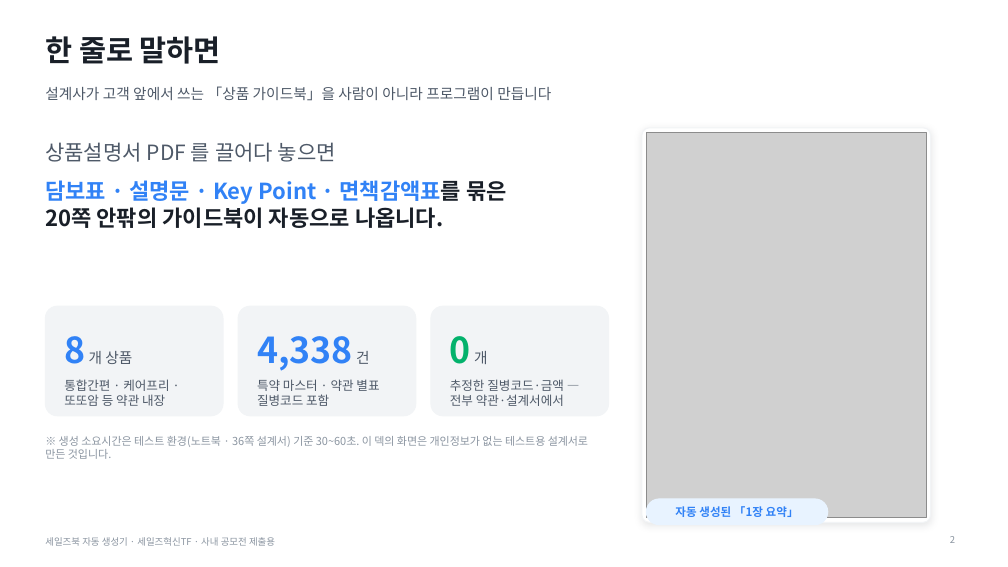
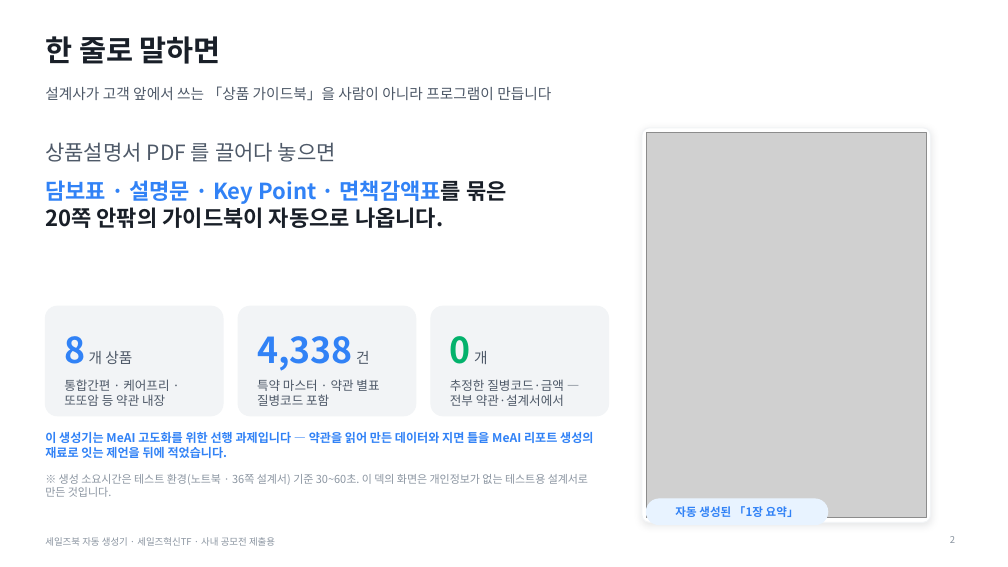
Before and after one commit to hunx11-sys/MeAI, a slide deck: slide 2 of dist/salesbook-generator-guide.pptx. Drawn at 1008x567 pixels with LibreOffice and Linux fonts; fonts in the diff are those of the drawing; grey boxes stand for pictures. Boxes give left, top, right and bottom in pixels: in the first picture for what was removed or moved away, otherwise in the second. Text is boxed around its words. In the diff, an @@ line names an element or a change of style, - is before the commit and + after.

```diff
--- a/dist/salesbook-generator-guide.pptx
+++ b/dist/salesbook-generator-guide.pptx
@@ text added at (x1=45, y1=430, x2=593, y2=458), 11.5 pt, text #3182F6, bold @@
+이 생성기는 MeAI 고도화를 위한 선행 과제입니다 — 약관을 읽어 만든 데이터와 지면 틀을 MeAI 리포트 생성의 재료로 잇는 제언을 뒤에 적었습니다.
@@ text "※ 생성 소요시간은 테스트 환경(노트북 ..." moved from (x1=45, y1=436, x2=588, y2=459) to (x1=45, y1=474, x2=588, y2=497) @@
```
Also in this commit, not shown: 1 other slide changed, 1 slide added, 3 other files.
